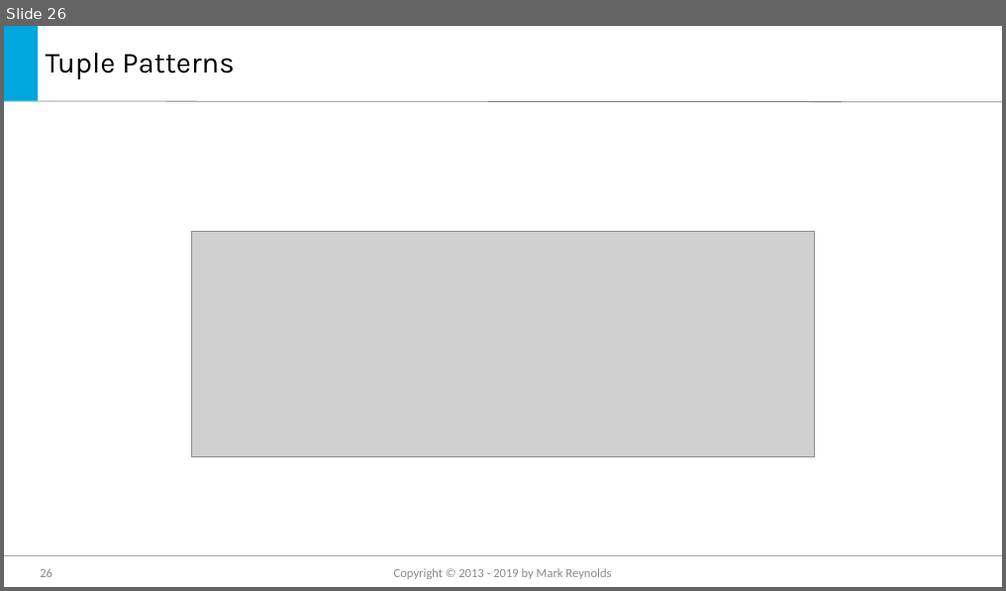
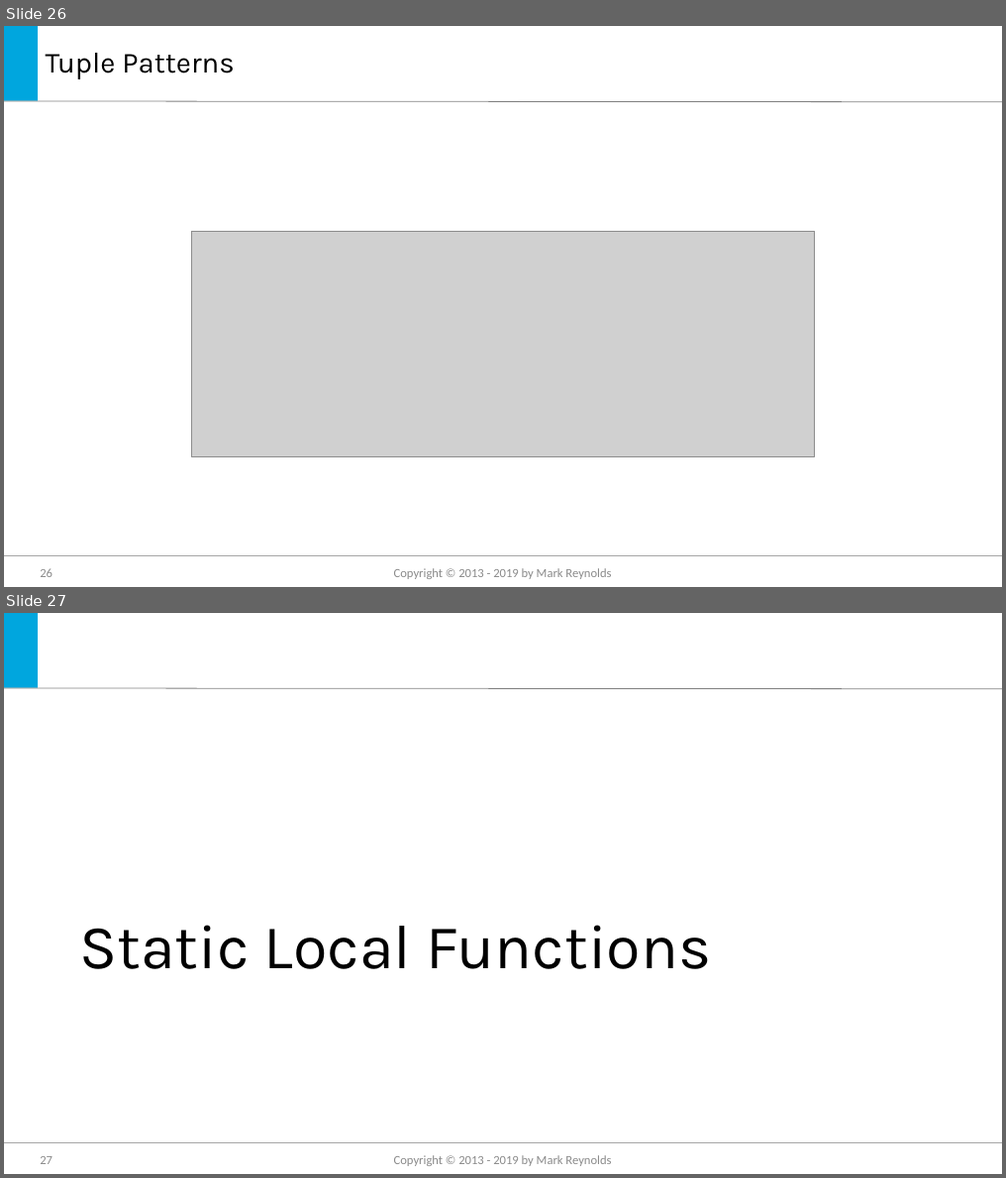
Before and after one commit to jmreynolds/CSharp8, a slide deck: Whats new in C#8.pptx. Shown one above the other, each under a label of ours: slide 26 before the commit, slides 26 and 27 after it. The pictures are 1006x591 and 1006x1178 pixels, drawn with LibreOffice and Linux fonts; fonts in the diff are those of the drawing; grey boxes stand for pictures; background and template pictures are left out. Boxes give left, top, right and bottom in pixels: in the first picture for what was removed or moved away, otherwise in the second. Text is boxed around its words. In the diff, an @@ line names an element or a change of style, - is before the commit and + after.

Commit message:
Added static local functions

```diff
--- a/Whats new in C#8.pptx
+++ b/Whats new in C#8.pptx
@@ slide 27 added at bbox=[4, 613, 1002, 1174], background #FFFFFF; not listed: 3 template elements that a slide beside it also shows @@
@@ title added at bbox=[79, 925, 711, 969], 60 pt, text #000000 @@
+Static Local Functions
@@ page number added at bbox=[40, 1157, 53, 1164], 12 pt, text #8C8C8C @@
+27
@@ text added at bbox=[394, 1156, 611, 1166], 12 pt, text #8C8C8C @@
+Copyright © 2013 - 2019 by Mark Reynolds
```
Also in this commit, not shown: 4 slides changed, 3 other files.
